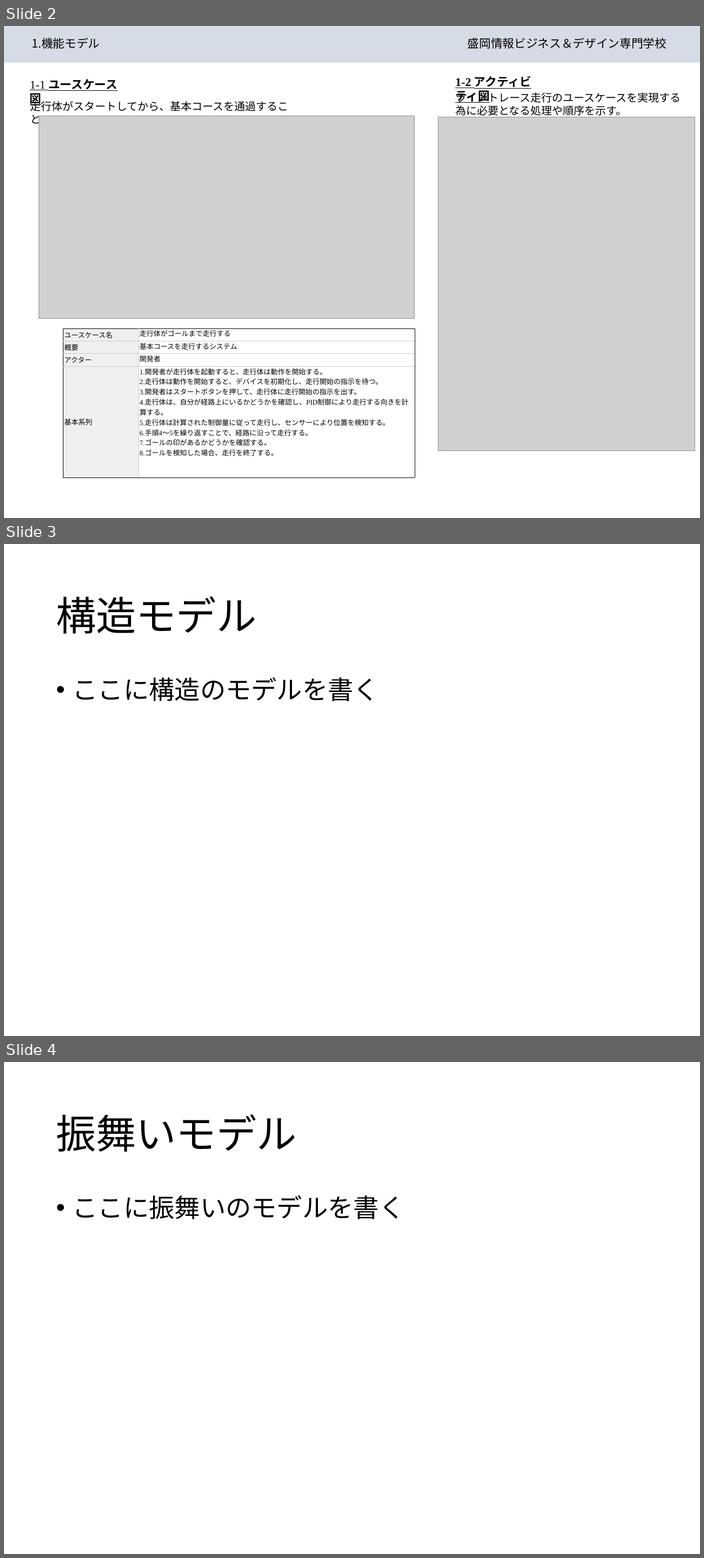
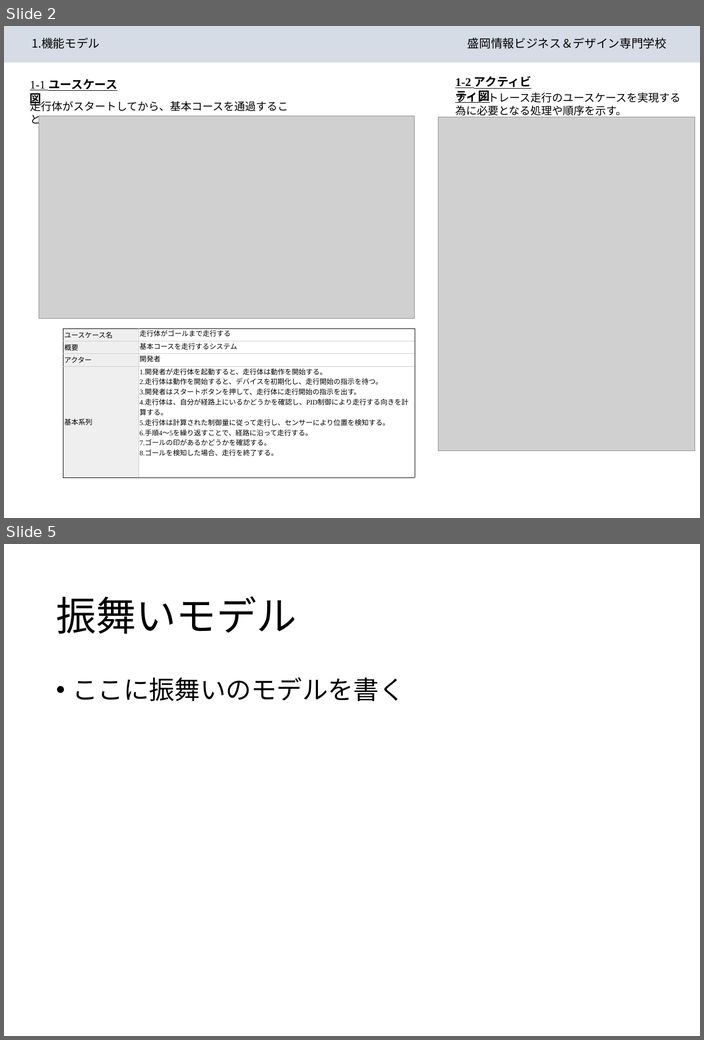
Before and after one commit to ishiki11/robot_b-team, a slide deck: model_file_template_primary.pptx. Shown one above the other, each under a label of ours: slides 2, 3 and 4 before the commit, slides 2 and 5 after it; the slides between them are not shown. The pictures are 704x1558 and 704x1040 pixels, drawn with LibreOffice and Linux fonts; fonts in the diff are those of the drawing; grey boxes stand for pictures. Boxes give left, top, right and bottom in pixels: in the first picture for what was removed or moved away, otherwise in the second. Text is boxed around its words. In the diff, an @@ line names an element or a change of style, - is before the commit and + after.

Commit message:
機能モデルの追加

```diff
--- a/model_file_template_primary.pptx
+++ b/model_file_template_primary.pptx
@@ slide 3 removed at [4, 544, 700, 1036], background #FFFFFF @@
@@ title removed at [56, 596, 256, 634] @@
-構造モデル
@@ text removed at [73, 677, 379, 701] @@
-• ここに構造のモデルを書く
@@ what was slide 4 is now slide 5 @@
```
Also in this commit, not shown: 2 slides added.
